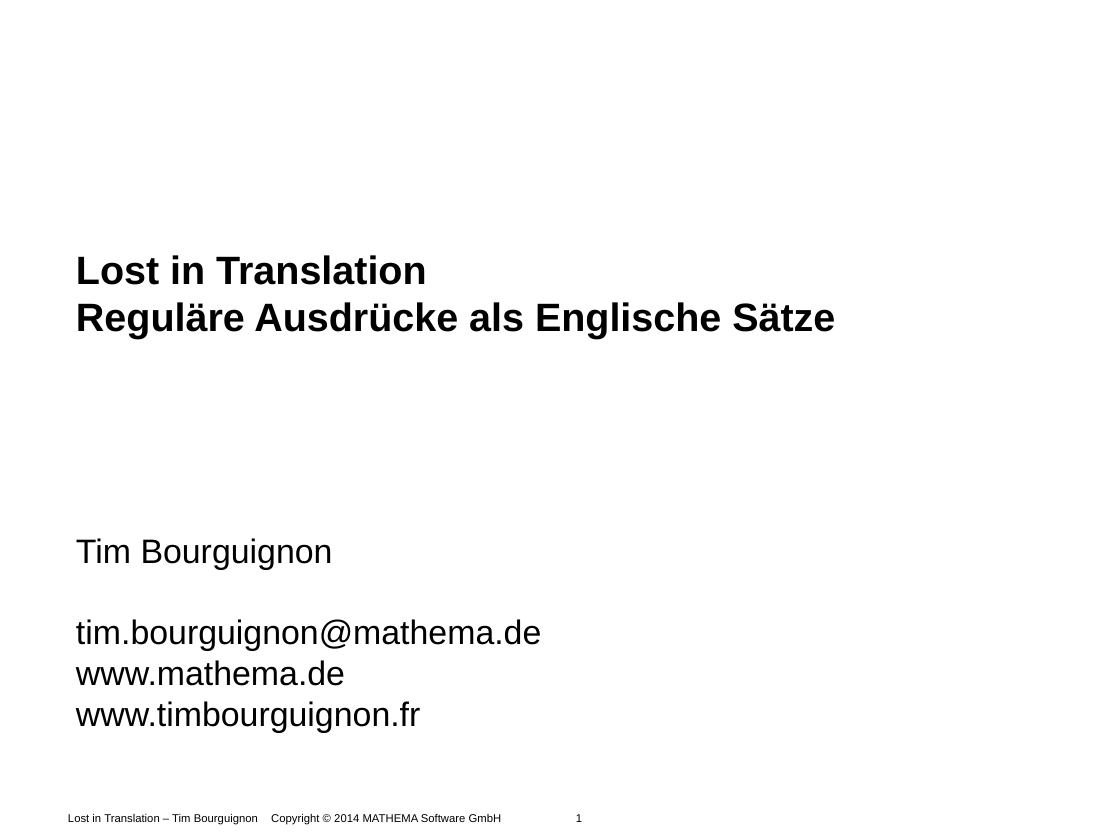
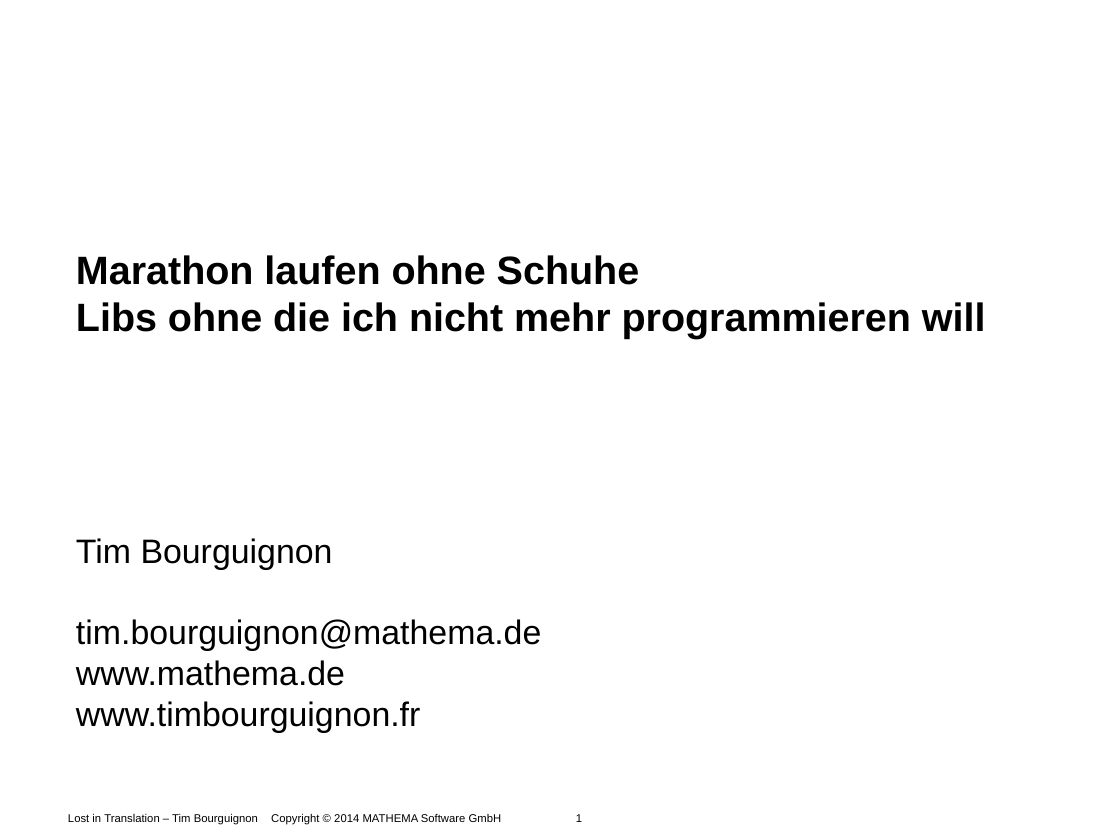
Before and after one commit to Timothep/MarathonWOShoes, a slide deck: slide 1 of MarathonWOShoes.odp. Drawn at 1120x840 pixels with LibreOffice and Linux fonts; fonts in the diff are those of the drawing; background and template pictures are left out. Boxes give left, top, right and bottom in pixels: in the first picture for what was removed or moved away, otherwise in the second. Text is boxed around its words. In the diff, an @@ line names an element or a change of style, - is before the commit and + after.

```diff
--- a/MarathonWOShoes.odp
+++ b/MarathonWOShoes.odp
@@ subtitle at (76, 255, 986, 339): text changed @@
-Lost in Translation
-Reguläre Ausdrücke als Englische Sätze
+Marathon laufen ohne Schuhe
+Libs ohne die ich nicht mehr programmieren will
```
Also in this commit, not shown: 15 slides added.
